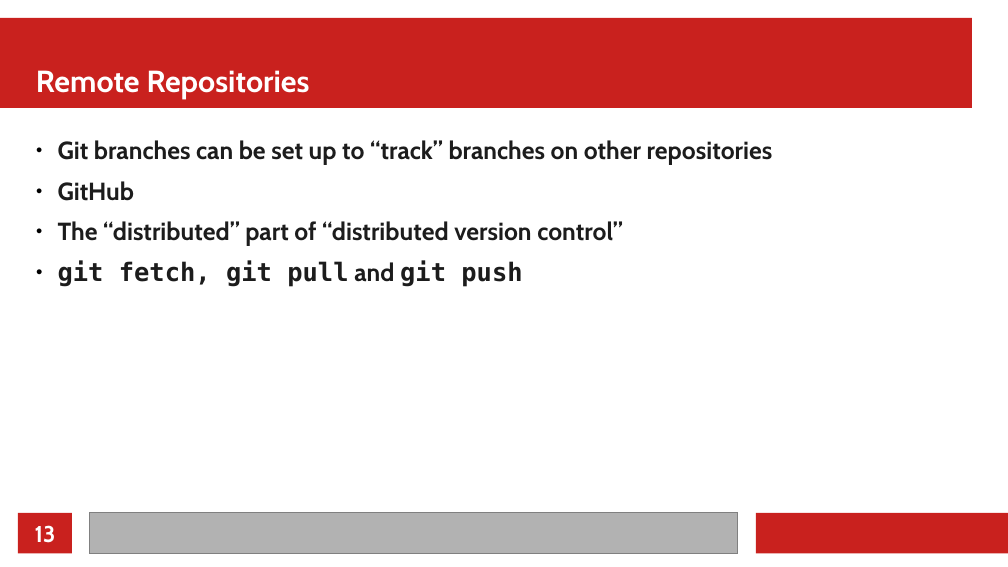
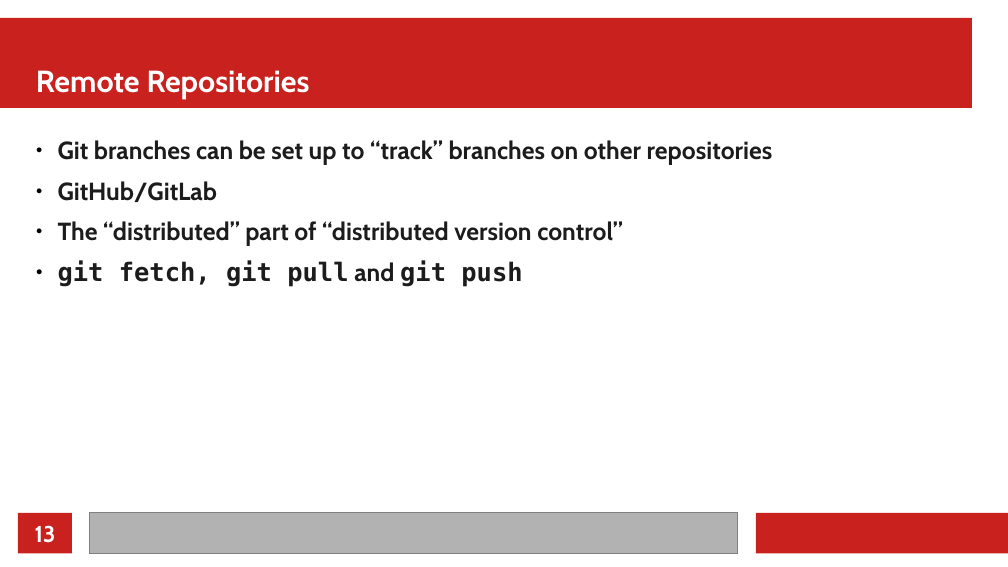
Before and after one commit to MarkusG/UCI-Slides, a slide deck: slide 13 of git.odp. Drawn at 1008x567 pixels with LibreOffice and Linux fonts; fonts in the diff are those of the drawing. Boxes give left, top, right and bottom in pixels: in the first picture for what was removed or moved away, otherwise in the second. Text is boxed around its words. In the diff, an @@ line names an element or a change of style, - is before the commit and + after.

```diff
--- a/git.odp
+++ b/git.odp
@@ text at [58,181,217,202]: text changed @@
-● GitHub
+● GitHub/GitLab
```
Also in this commit, not shown: 1 other slide changed, 24 other files.
